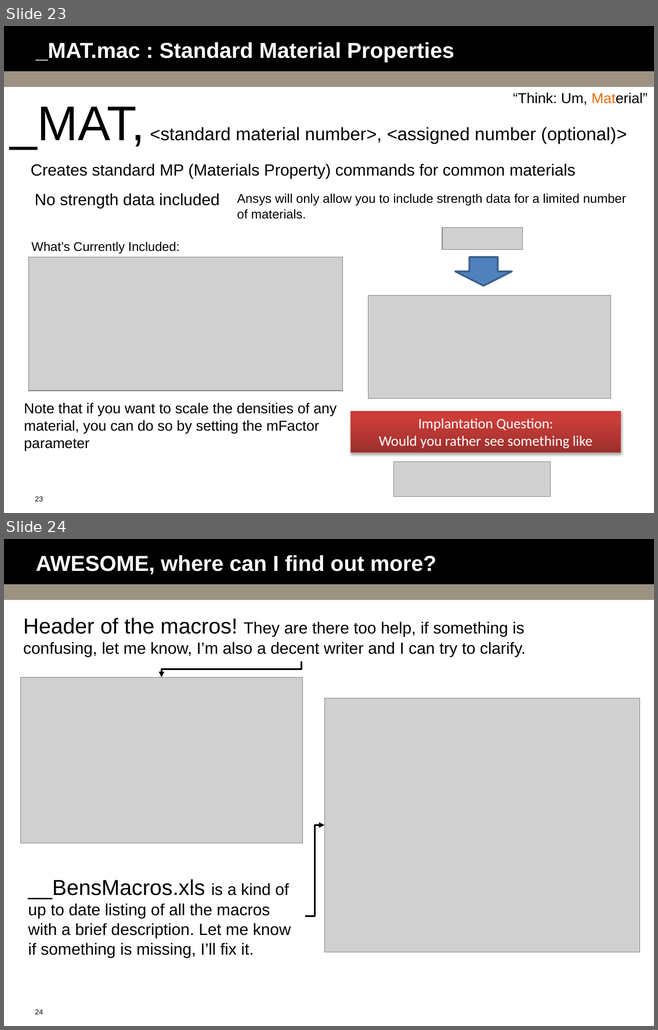
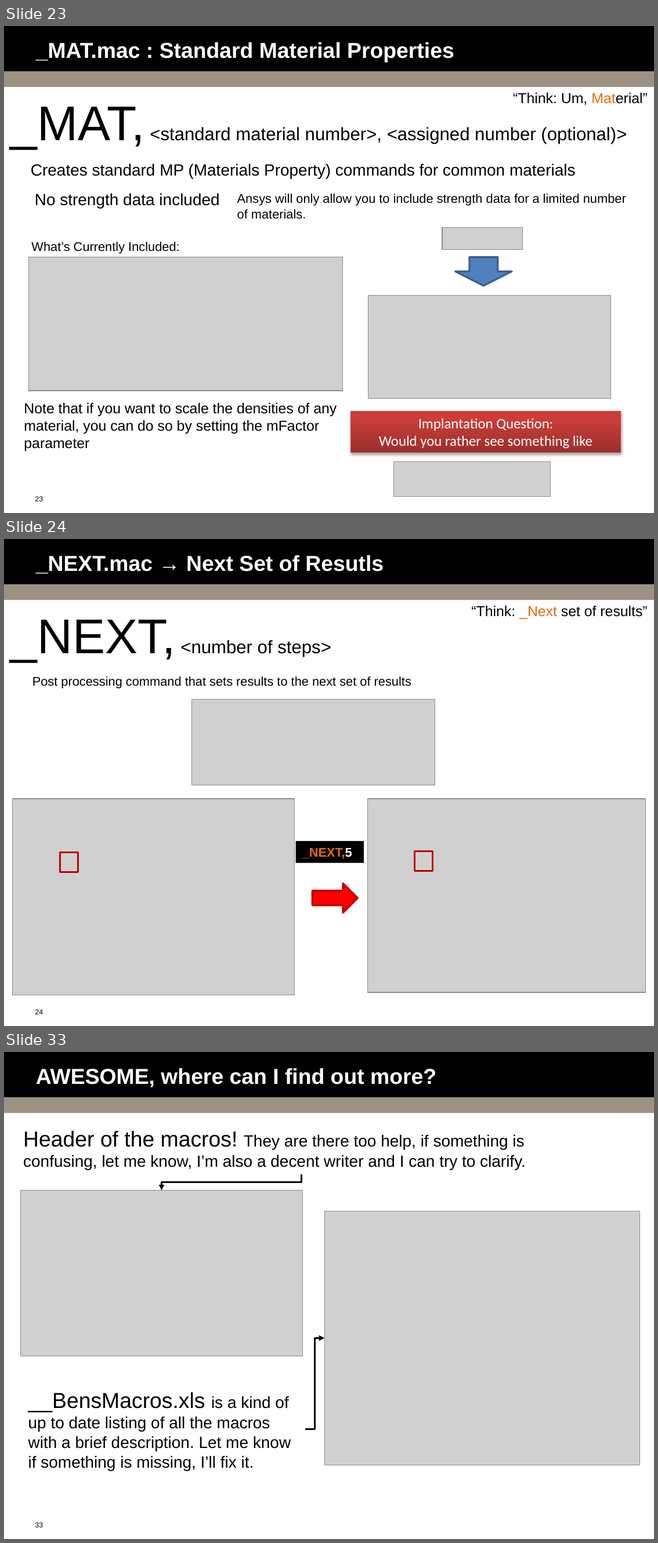
Before and after one commit to bguest/ansys-macros, a slide deck: Macro-Mania.pptx. Shown one above the other, each under a label of ours: slides 23 and 24 before the commit, slides 23, 24 and 33 after it; the slides between them are not shown. The pictures are 658x1030 and 658x1543 pixels, drawn with LibreOffice and Linux fonts; fonts in the diff are those of the drawing; grey boxes stand for pictures; background and template pictures are left out. Boxes give left, top, right and bottom in pixels: in the first picture for what was removed or moved away, otherwise in the second. Text is boxed around its words. In the diff, an @@ line names an element or a change of style, - is before the commit and + after.

```diff
--- a/Macro-Mania.pptx
+++ b/Macro-Mania.pptx
@@ slide 24 added at bbox=[4, 539, 654, 1026], background #FFFFFF; not listed: 3 template elements that a slide beside it also shows @@
@@ title added at bbox=[36, 555, 383, 574], 24 pt, text #FFFFFF, bold @@
+_NEXT.mac → Next Set of Resutls
@@ text added at bbox=[471, 606, 647, 619], 16 pt, text #000000 @@
+“Think: _Next set of results”
@@ text added at bbox=[10, 620, 331, 662], 20 pt, text #000000 @@
+_NEXT, <number of steps>
@@ text added at bbox=[32, 676, 411, 689], 14 pt, text #000000 @@
+Post processing command that sets results to the next set of results
@@ picture added at bbox=[192, 700, 435, 785] @@
@@ picture added at bbox=[13, 799, 295, 995] @@
@@ picture added at bbox=[367, 799, 645, 993] @@
@@ rectangle added at bbox=[296, 841, 364, 863], fill #000000, 14 pt, text #E46C0A, bold @@
+_NEXT,5
@@ rectangle added at bbox=[415, 852, 433, 871], outline #C00000 2 pt @@
@@ rectangle added at bbox=[60, 853, 78, 873], outline #C00000 2 pt @@
@@ right arrow added at bbox=[312, 884, 357, 913], fill #FF0000, outline #C00000 2 pt @@
@@ what was slide 24 is now slide 33 @@
@@ page number at bbox=[35, 1522, 43, 1528]: text changed @@
-24
+33
```
Also in this commit, not shown: 8 other slides added, 2 other files.
